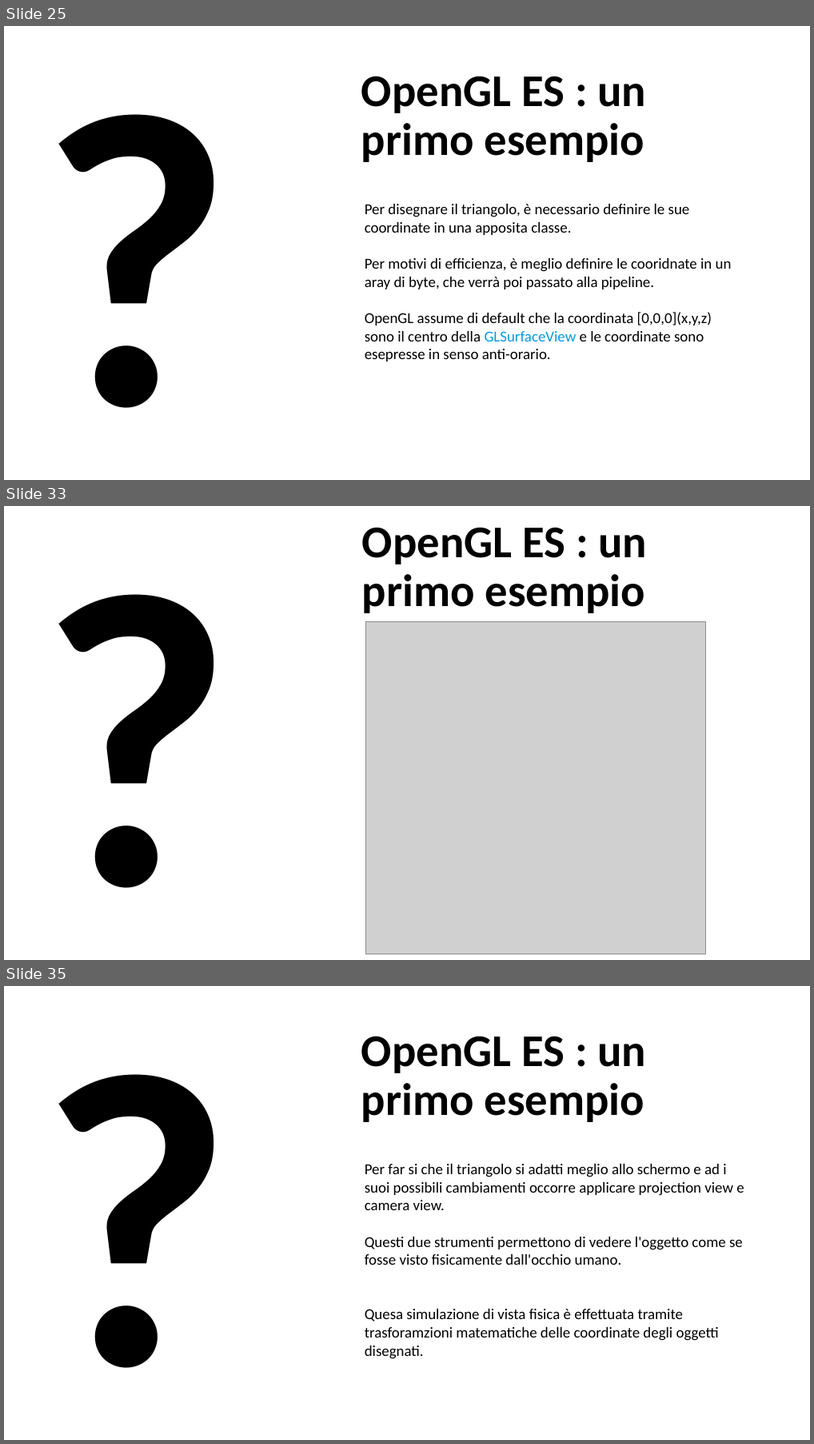
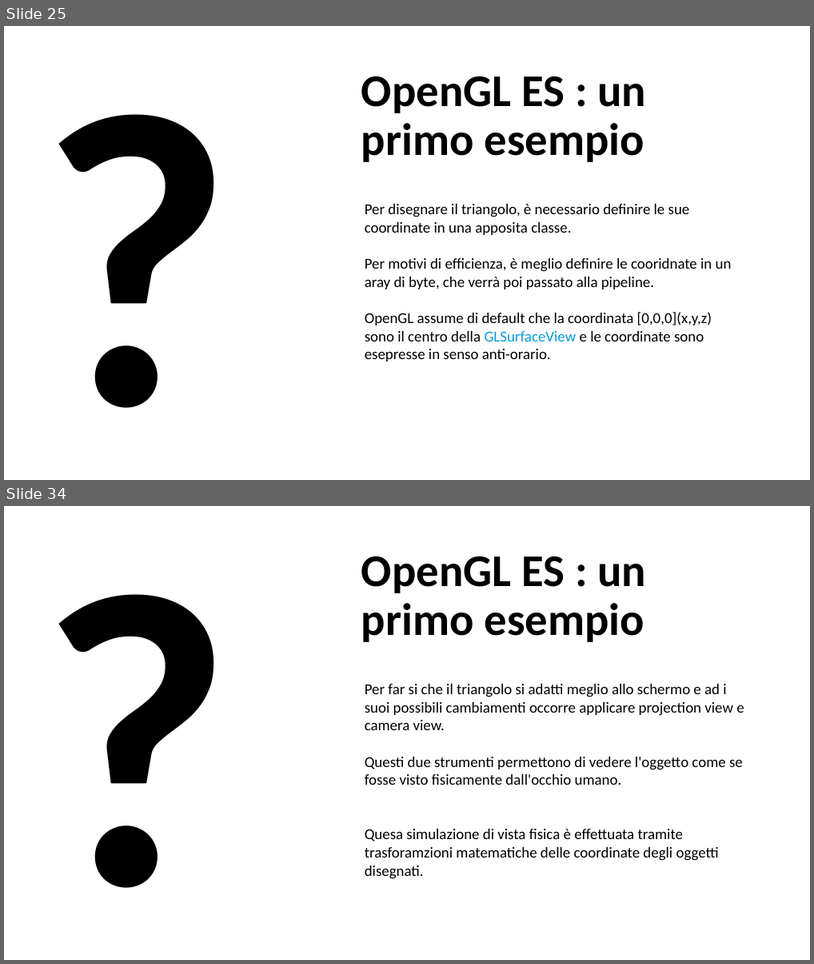
Before and after one commit to AntonioDOrazio/MobileProgramming_OpenGL, a slide deck: Materiale/BozzaOpenGL.pptx. Shown one above the other, each under a label of ours: slides 25, 33 and 35 before the commit, slides 25 and 34 after it; the slides between them are not shown. The pictures are 814x1444 and 814x964 pixels, drawn with LibreOffice and Linux fonts; fonts in the diff are those of the drawing; grey boxes stand for pictures. Boxes give left, top, right and bottom in pixels: in the first picture for what was removed or moved away, otherwise in the second. Text is boxed around its words. In the diff, an @@ line names an element or a change of style, - is before the commit and + after.

```diff
--- a/Materiale/BozzaOpenGL.pptx
+++ b/Materiale/BozzaOpenGL.pptx
@@ slide 33 removed at bbox=[4, 506, 810, 960], background #FFFFFF @@
@@ title removed at bbox=[362, 527, 647, 613] @@
-OpenGL ES : un primo esempio
@@ free removed at bbox=[33, 572, 351, 960] @@
-?
@@ picture removed at bbox=[366, 621, 706, 953] @@
@@ freeform shape removed at bbox=[355, 703, 355, 703] @@
@@ freeform shape removed at bbox=[357, 753, 357, 753] @@
@@ freeform shape removed at bbox=[358, 834, 358, 834] @@
@@ what was slide 35 is now slide 34 @@
```
Also in this commit, not shown: 14 slides changed, 1 slide added, 1 other slide removed, 1 other file.
